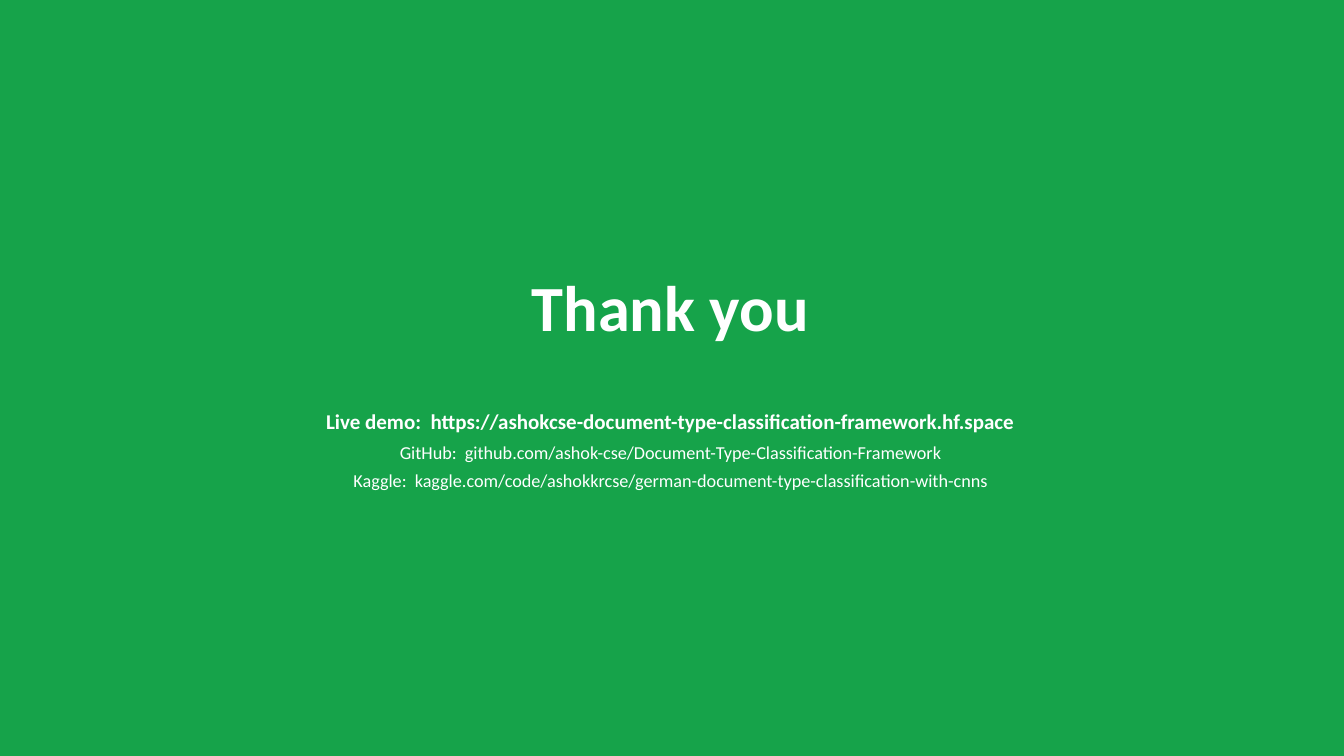
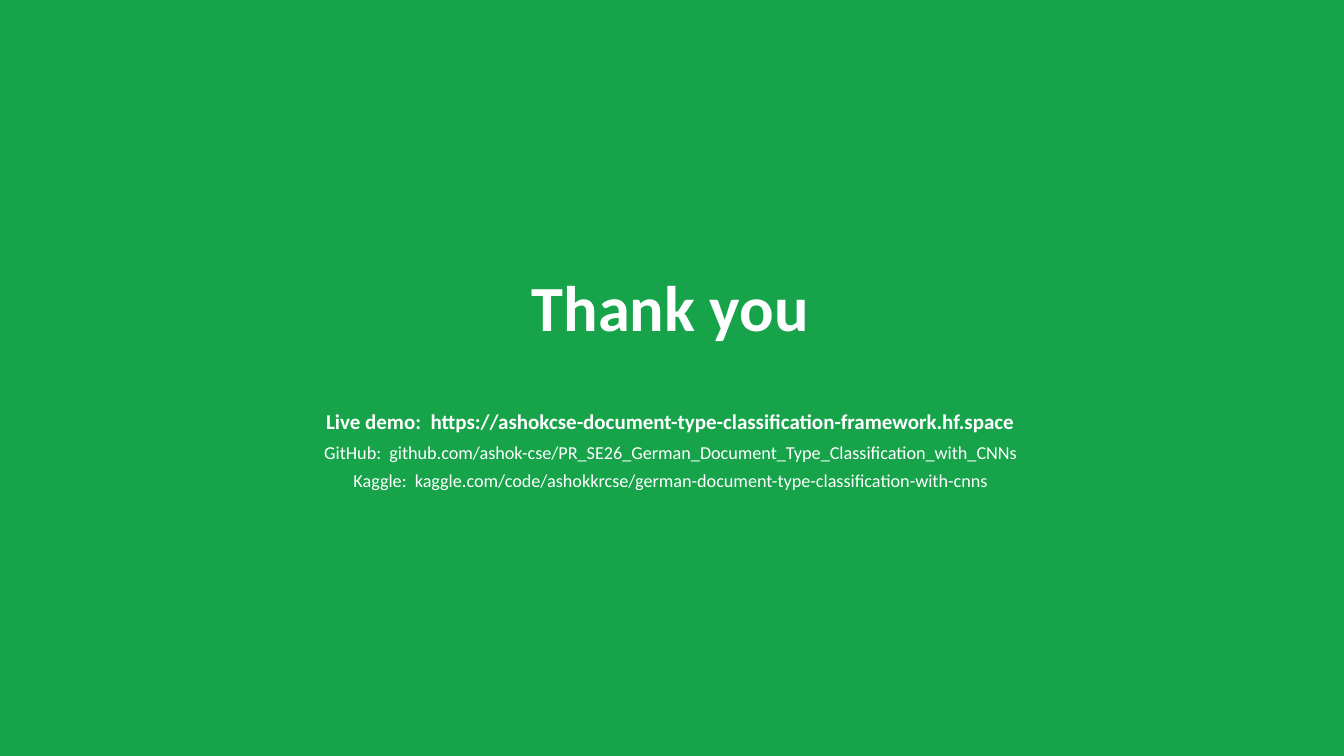
Before and after one commit to ashok-cse/Document-Type-Classification-Framework, a slide deck: slide 12 of docs/submission/Presentations/DTCF_Presentation.pptx. Drawn at 1344x756 pixels with LibreOffice and Linux fonts; fonts in the diff are those of the drawing. Boxes give left, top, right and bottom in pixels: in the first picture for what was removed or moved away, otherwise in the second. Text is boxed around its words. In the diff, an @@ line names an element or a change of style, - is before the commit and + after.

```diff
--- a/docs/submission/Presentations/DTCF_Presentation.pptx
+++ b/docs/submission/Presentations/DTCF_Presentation.pptx
@@ text at box(324, 446, 1016, 462): text changed @@
-GitHub: github.com/ashok-cse/Document-Type-Classification-Framework
+GitHub: github.com/ashok-cse/PR_SE26_German_Document_Type_Classification_with_CNNs
```
Also in this commit, not shown: 1 other slide changed, 9 other files.
